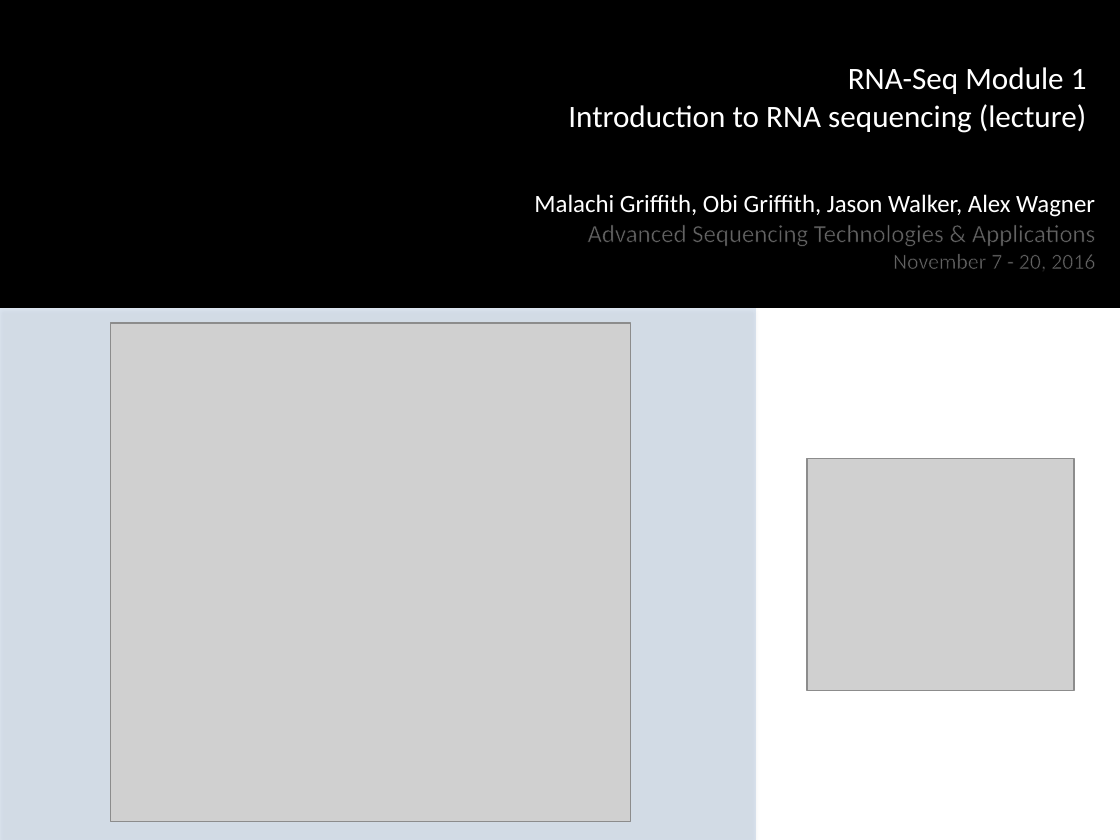
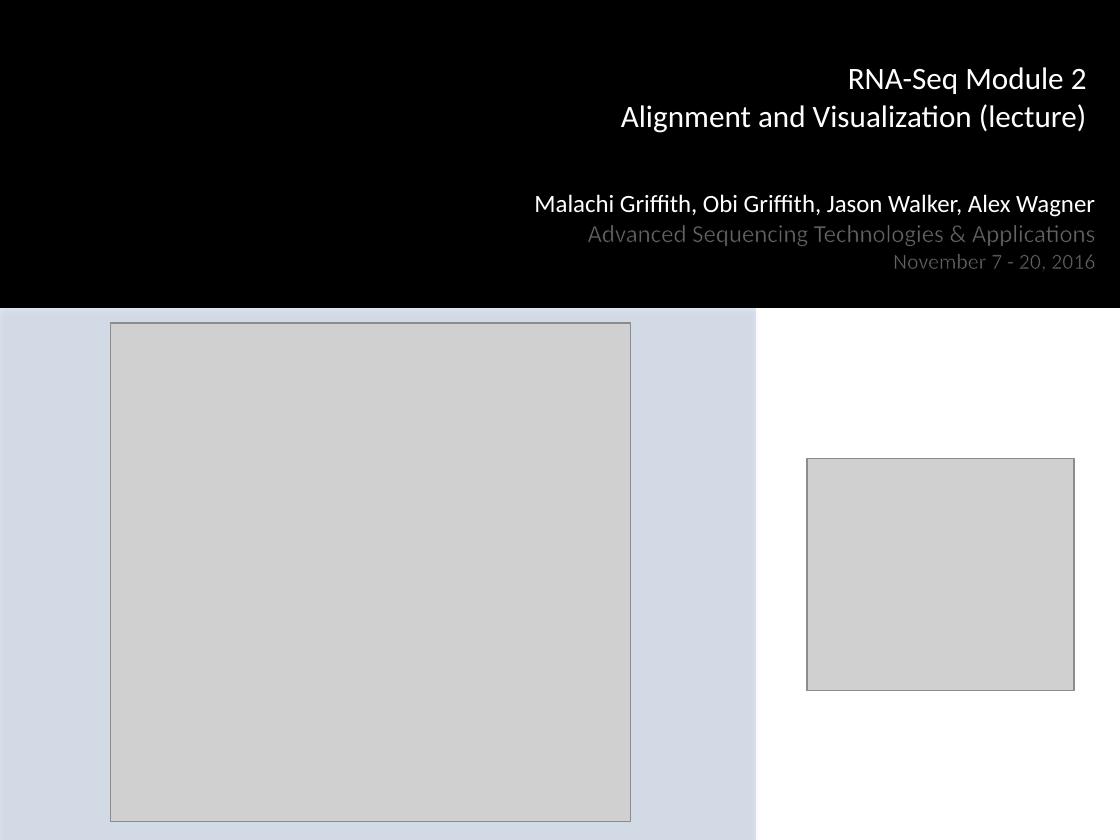
Before and after one commit to griffithlab/rnaseq_tutorial_wiki, a slide deck: slide 2 of LectureFiles/cshl/2016/RNASeq_Module2_Lecture.pptx. Drawn at 1120x840 pixels with LibreOffice and Linux fonts; fonts in the diff are those of the drawing; grey boxes stand for pictures; background and template pictures are left out. Boxes give left, top, right and bottom in pixels: in the first picture for what was removed or moved away, otherwise in the second. Text is boxed around its words. In the diff, an @@ line names an element or a change of style, - is before the commit and + after.

Commit message:
updated lecture/lab for module 2

```diff
--- a/LectureFiles/cshl/2016/RNASeq_Module2_Lecture.pptx
+++ b/LectureFiles/cshl/2016/RNASeq_Module2_Lecture.pptx
@@ text at bbox=[621, 67, 1087, 133]: text changed @@
-RNA-Seq Module 1
-Introduction to RNA sequencing (lecture)
+RNA-Seq Module 2
+Alignment and Visualization (lecture)
```
Also in this commit, not shown: 34 slides added, 3 other files.
